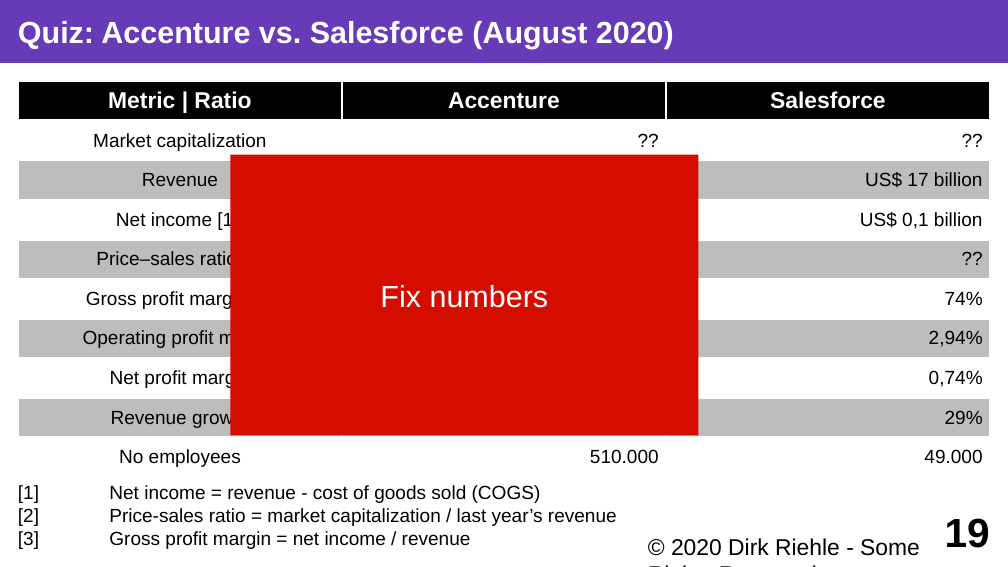
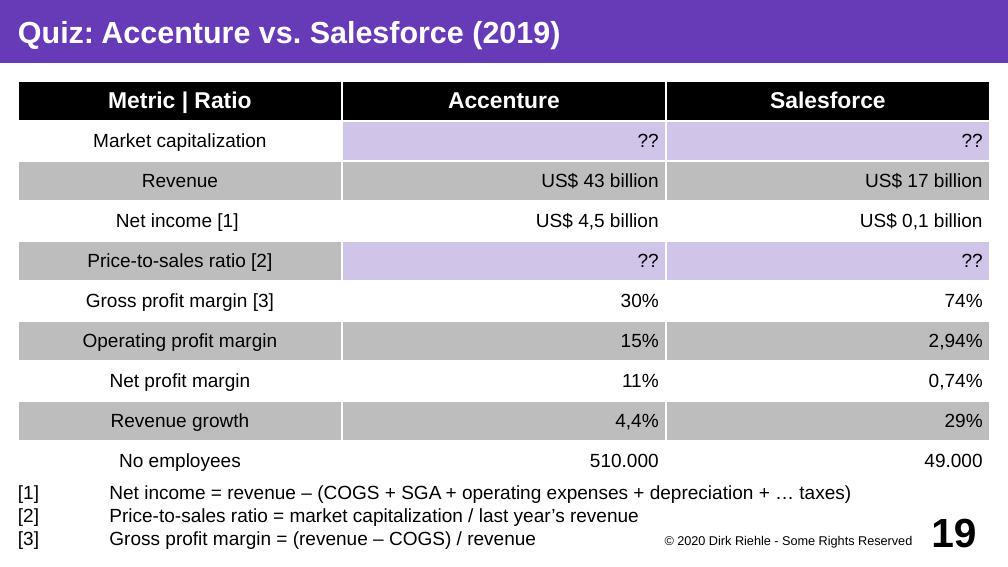
Before and after one commit to dirkriehle/coss-course, a slide deck: slide 19 of Lecture slides/COSS B03 - Software Vendors.odp. Drawn at 1008x567 pixels with LibreOffice and Linux fonts; fonts in the diff are those of the drawing. Boxes give left, top, right and bottom in pixels: in the first picture for what was removed or moved away, otherwise in the second. Text is boxed around its words. In the diff, an @@ line names an element or a change of style, - is before the commit and + after.

```diff
--- a/Lecture slides/COSS B03 - Software Vendors.odp
+++ b/Lecture slides/COSS B03 - Software Vendors.odp
@@ title at <box>18,21,560,49</box>: text changed @@
-Quiz: Accenture vs. Salesforce (August 2020)
+Quiz: Accenture vs. Salesforce (2019)
@@ table at <box>18,81,990,553</box> @@
-row 5, column 1: Price–sales ratio [2]
+row 5, column 1: Price-to-sales ratio [2]
@@ fill #FFFFFF to #D1C4E9 in 2 cells @@
@@ fill #BDBDBD to #D1C4E9 in 2 cells @@
@@ borders changed @@
@@ rectangle removed at <box>231,155,699,435</box> @@
-Fix numbers
@@ text at <box>18,485,851,549</box>: text changed @@
-[1] Net income = revenue - cost of goods sold (COGS)
-[2] Price-sales ratio = market capitalization / last year’s revenue
-[3] Gross profit margin = net income / revenue
+[1] Net income = revenue – (COGS + SGA + operating expenses + depreciation + … taxes)
+[2] Price-to-sales ratio = market capitalization / last year’s revenue
+[3] Gross profit margin = (revenue – COGS) / revenue
@@ text "© 2020 Dirk Riehle - ..." at <box>677,535,912,548</box>: size 18 to 10 pt; alignment left to right @@
```
Also in this commit, not shown: 1 other slide changed, 1 other file.
